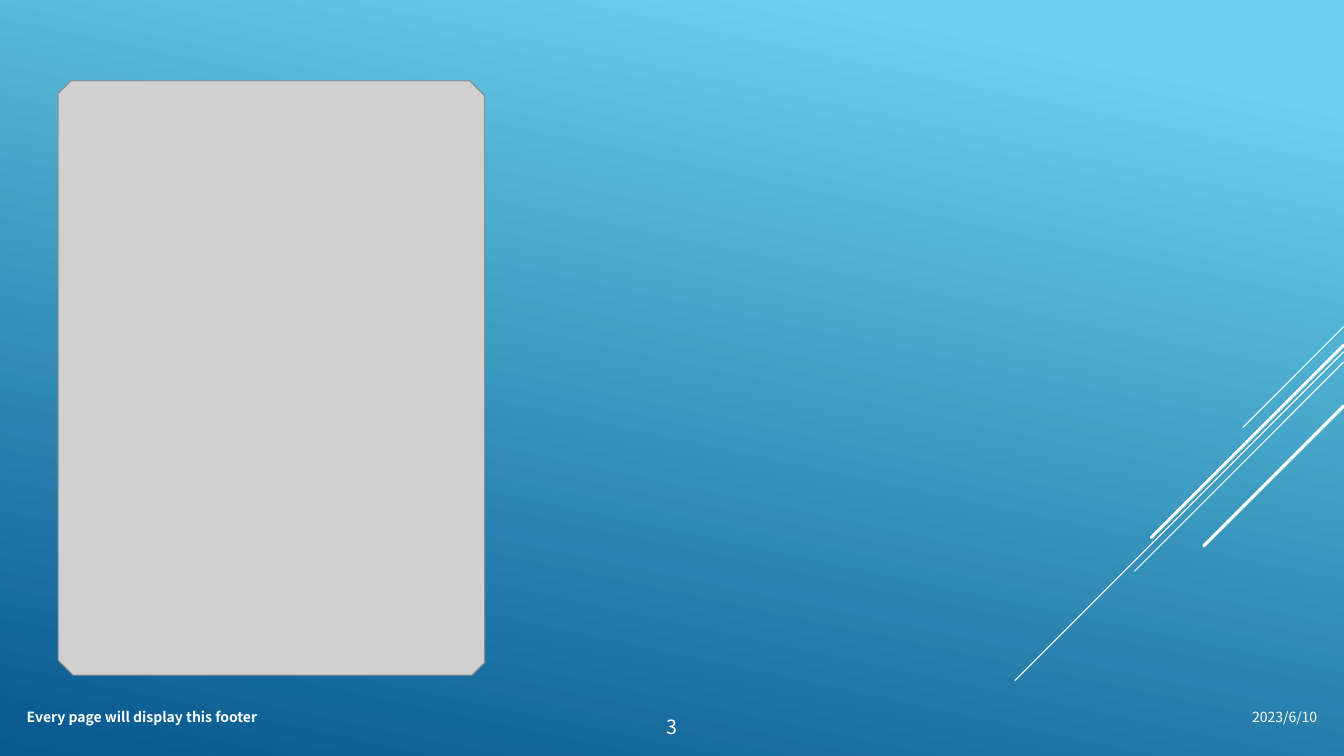
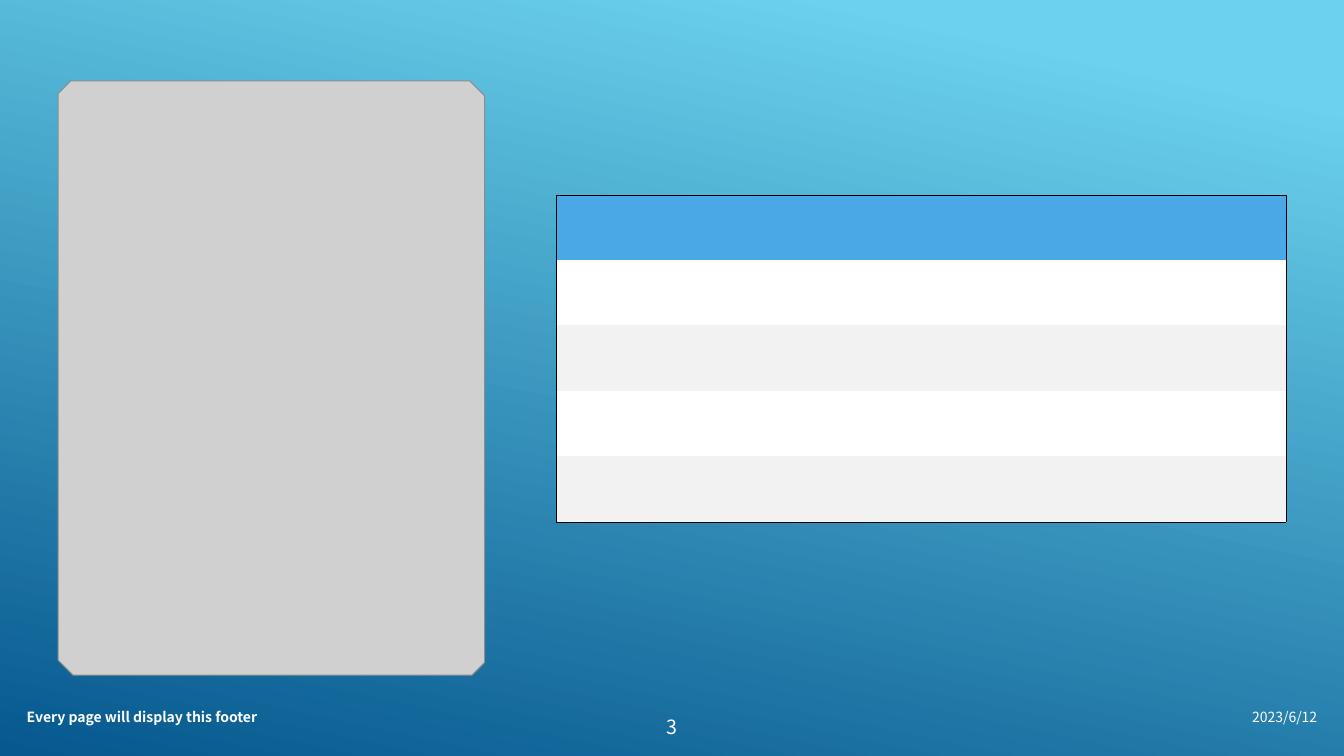
Before and after one commit to W1033/Hardware-and-Software-Apps-Notes, a slide deck: slide 3 of Office办公套件/PowerPoint/PPT制作教程-bilibili/演示文稿1.pptx. Drawn at 1344x756 pixels with LibreOffice and Linux fonts; fonts in the diff are those of the drawing; grey boxes stand for pictures. Boxes give left, top, right and bottom in pixels: in the first picture for what was removed or moved away, otherwise in the second. Text is boxed around its words. In the diff, an @@ line names an element or a change of style, - is before the commit and + after.

```diff
--- a/Office办公套件/PowerPoint/PPT制作教程-bilibili/演示文稿1.pptx
+++ b/Office办公套件/PowerPoint/PPT制作教程-bilibili/演示文稿1.pptx
@@ table added at box(557, 195, 1287, 521), 5 rows, 2 columns @@
+ | 
+ | 
+ | 
+ | 
+ | 
@@ group removed at box(1015, 327, 1344, 681): 5 lines @@
@@ text at box(1252, 711, 1317, 725): text changed @@
-2023/6/10
+2023/6/12
```
Also in this commit, not shown: 2 other slides changed, 3 slides added, 1 slide removed, 15 other files.
